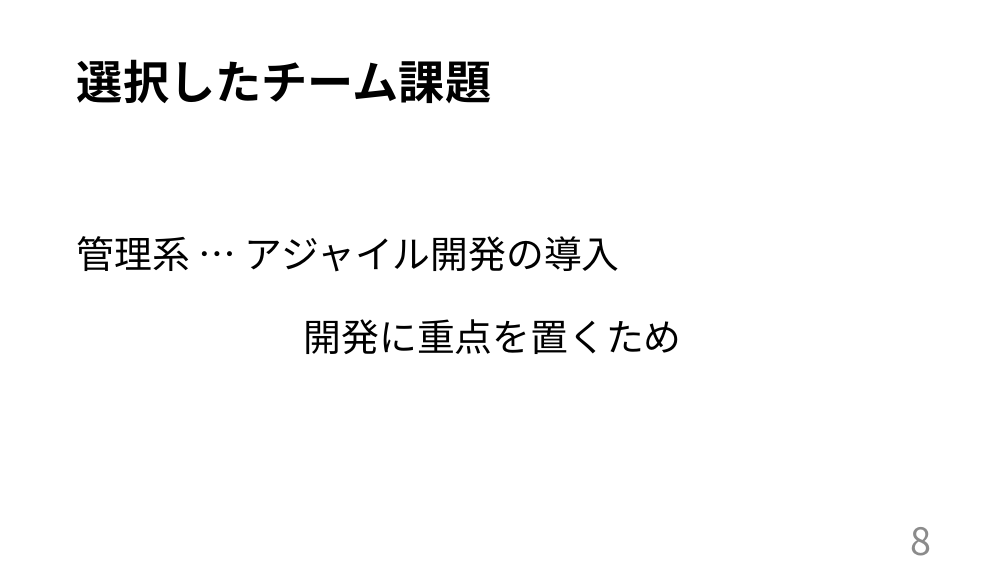
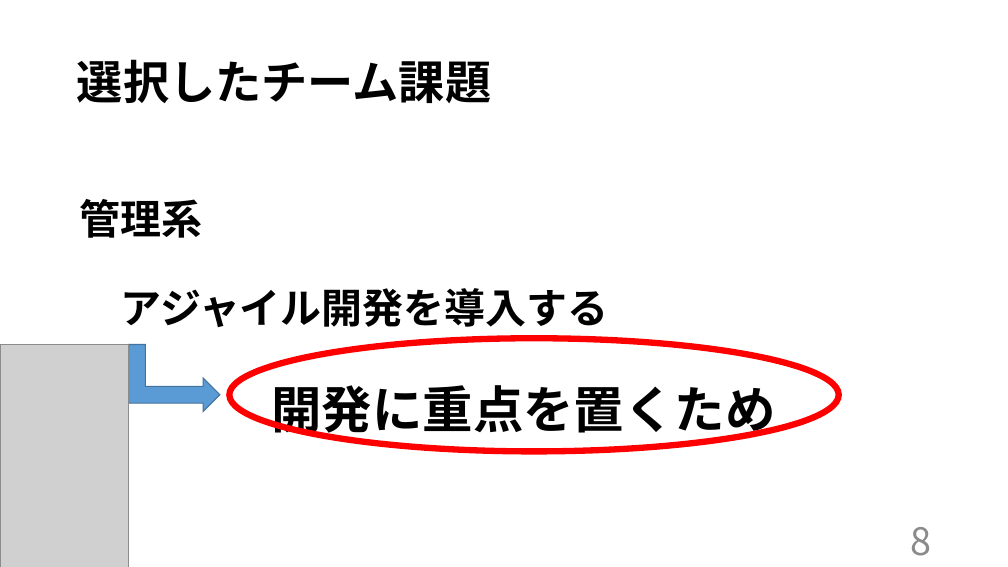
Before and after one commit to kazukiyoshida96/PM-, a slide deck: slide 9 of ＰＭ学科専用2.pptx. Drawn at 1008x567 pixels with LibreOffice and Linux fonts; fonts in the diff are those of the drawing; grey boxes stand for pictures. Boxes give left, top, right and bottom in pixels: in the first picture for what was removed or moved away, otherwise in the second. Text is boxed around its words. In the diff, an @@ line names an element or a change of style, - is before the commit and + after.

```diff
--- a/ＰＭ学科専用2.pptx
+++ b/ＰＭ学科専用2.pptx
@@ text "管理系": place and size @@
-text "管理系" at [77,236,682,354]
+text "管理系" at [80,199,776,442]
@@ text at [80,199,609,327]: text changed; size 36 to 39 pt; bold on @@
-管理系 … アジャイル開発の導入
+管理系
+アジャイル開発を導入する
@@ picture added at [0,345,129,567] @@
@@ bent up arrow added at [129,345,220,412], fill #5B9BD5, outline #43739E 1 pt @@
@@ ellipse added at [229,338,839,451], outline #FF0000 6 pt @@
@@ text at [272,385,776,442]: size 36 to 48 pt, bold on in "開発に重点を置くため" @@
```
Also in this commit, not shown: 16 other slides changed.
